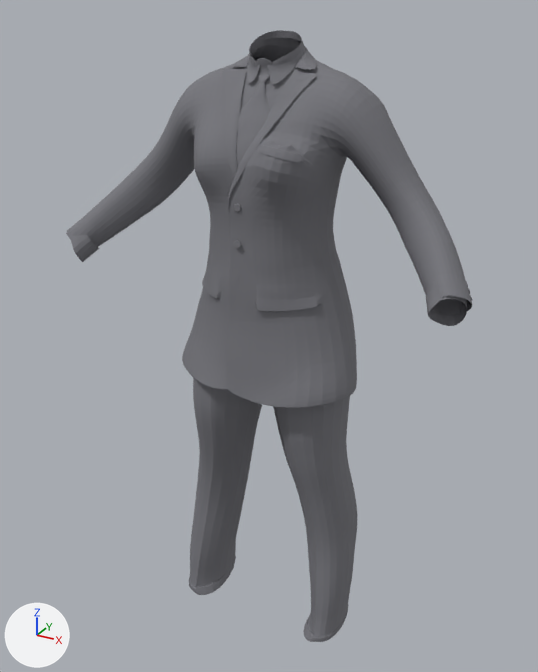
Two versions of the OBJ model assets/fitted/female/fem_suit2.fitted.obj, one commit apart.
One viewpoint serves both versions: a 50 mm lens placed at (7.36, -13.93, 6.32), pointed at (-0.12, -0.33, -0.47). Arrows for +X, +Y and +Z are at lower left; the lights stay in place. The older version comes first. Where no turn or scale is listed for an object, it has been applied to the vertices.

Names of what the first picture shows: 'fem_suit2'.
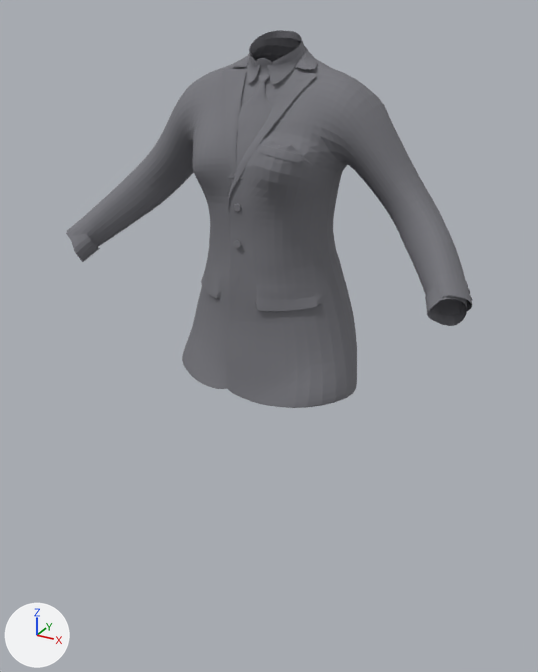
The change, as a diff of the scene's bpy script:
```diff
--- a/assets/fitted/female/fem_suit2.fitted.obj.py
+++ b/assets/fitted/female/fem_suit2.fitted.obj.py
@@ me_fem_suit2 @@
 # used by ob_fem_suit2; location = (0.0, 0.0, 0.0)
-me_fem_suit2.from_pydata(...)  # 8509 vertices, 8107 faces; spans x -4.58..4.59, y -2.2..1.2, z -7.82..5.93
+me_fem_suit2.from_pydata(...)  # 6456 vertices, 6099 faces; spans x -4.58..4.59, y -2.19..1.2, z -1.49..5.93
+# me_fem_suit2 part 1: the loose piece of 2053 vertices spanning x -2.2..2.2, y -1.49..1.05, z -7.82..0.96 is deleted
+# me_fem_suit2 part 2: 1284 vertices moved from x -4.12..4.03, y -2.2..0.96, z -0.99..5.68 to x -4.11..4.02, y -2.19..0.96, z -0.98..5.66; 38 vertices removed from x -0.39..1.24, y -1.61..0.46, z 3.32..5.69; 38 vertices added at x -0.39..1.25, y -1.66..0.5, z 3.32..5.69
 me_fem_suit2.materials.append(mat_fem_suit2)
```

Where the change shows, as pixel boxes (x1, y1, x2, y2) in the pictures (538 x 672 px; the box of a moved part takes in the faces that stretch with it):
'fem_suit2', reshaped (38% shorter): before (66, 30, 472, 642); after (66, 30, 472, 408)
part 1 of me_fem_suit2, deleted: before (189, 378, 357, 642)
part 2 of me_fem_suit2, moved or reshaped: (70, 45, 437, 382) in both
